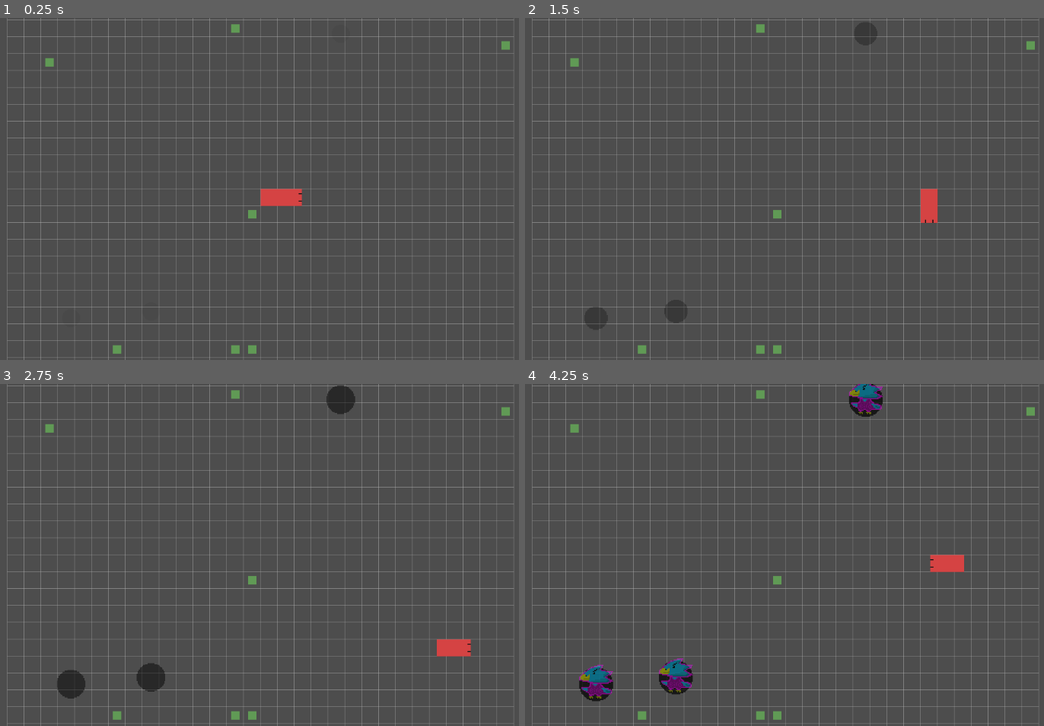
Above: before the commit, frames 1-4 (two rows, left to right).
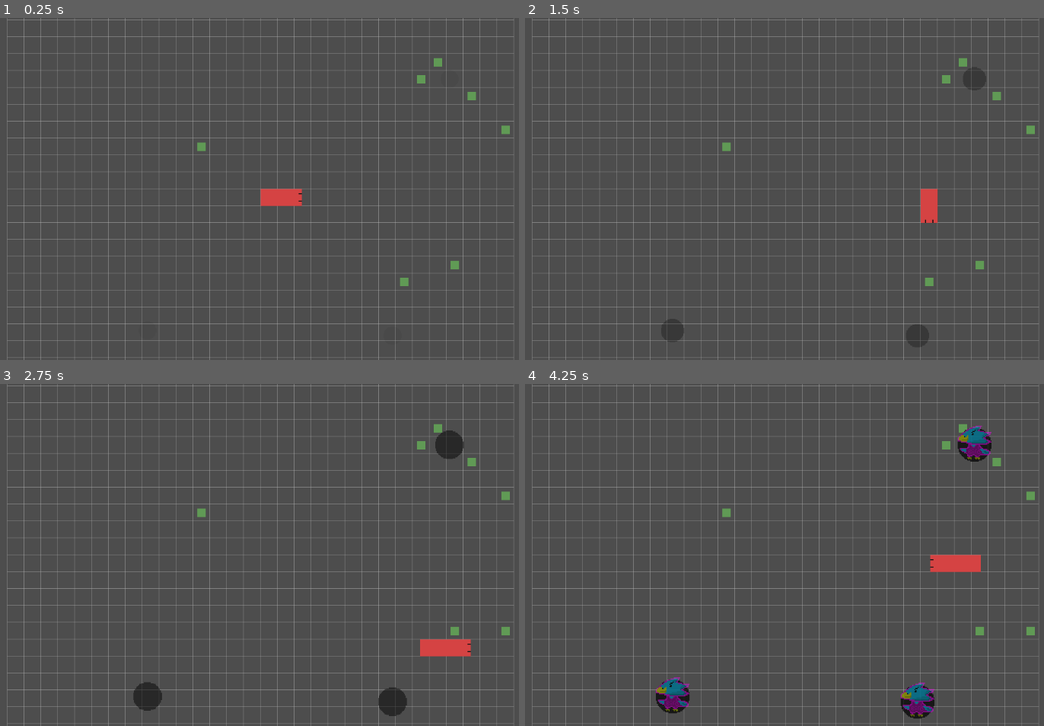
Above: after the commit, the same moments.

Repository: Morogox/Snakes2
Game: Godot game, scene res://Scenes/main.tscn
Two runs of this game, one before a commit and one after it. Both use one fixed random seed, a clock stepped at 60 frames per second and the inputs below. The engine's default icon, where the game draws it, is replaced by a stand-in: a white triangle on a blue panel in a dark square.
Inputs:
- Up to frame 1 (0.25 s): no input
- Up to frame 2 (1.5 s): tap Enter at 0.5 s; hold D (ui_right) 0.53-1.28 s; hold S (ui_down) from 1.28 s (still down)
- Up to frame 3 (2.75 s): release S (ui_down) at 2.03 s; hold D (ui_right) from 2.03 s (still down)
- Up to frame 4 (4.25 s): release D (ui_right) at 2.78 s; hold W (ui_up) 2.78-3.53 s; hold A (ui_left) from 3.53 s (still down)

The runs differ from the first frame. In frame 1, 0.6% of the frame differs, in the area x 8-99%, y 1-99%; in frame 2, 0.7%; in frame 3, 2.8%; in frame 4, 3.8%, in the area x 8-99%, y 0-99%.

Commit message:
1.12.0.0 | main decoupling

Diff:
--- a/Scenes/main.tscn
+++ b/Scenes/main.tscn
@@ -1,11 +1,14 @@
-[gd_scene load_steps=13 format=3 uid="uid://bbl3meksyecp3"]
+[gd_scene load_steps=16 format=3 uid="uid://bbl3meksyecp3"]
 
 [ext_resource type="Script" uid="uid://cudp6vefwxmx5" path="res://Scripts/main.gd" id="1_bo1nx"]
 [ext_resource type="PackedScene" uid="uid://cf6rq26mmu03p" path="res://Scenes/snake_head.tscn" id="1_jjgbg"]
 [ext_resource type="Texture2D" uid="uid://bscpf346guwwr" path="res://Sprites/snakeSegment.png" id="3_8gbba"]
 [ext_resource type="Script" uid="uid://c5vblr8fe0mav" path="res://Scripts/camera_2d.gd" id="4_jjvhh"]
 [ext_resource type="Script" uid="uid://drpoux8u7dkui" path="res://Scripts/enemy_handler.gd" id="5_21xkr"]
-[ext_resource type="PackedScene" uid="uid://dwwusid0nghc6" path="res://Scenes/enemy1.tscn" id="6_6bp64"]
+[ext_resource type="PackedScene" uid="uid://csqdxlwc033d0" path="res://Scenes/enemy_spawner.tscn" id="6_344ge"]
+[ext_resource type="PackedScene" uid="uid://jq7bfy01fo34" path="res://Scenes/Apple.tscn" id="6_ynf5e"]
+[ext_resource type="Script" uid="uid://nmp20eyxrq4q" path="res://Scripts/grid_manager.gd" id="7_6bp64"]
+[ext_resource type="Script" uid="uid://cl3dtkoptk5vl" path="res://Scripts/item_spawner.gd" id="8_344ge"]
 
 [sub_resource type="RectangleShape2D" id="RectangleShape2D_cjwfd"]
 size = Vector2(31, 31)
@@ -37,7 +40,18 @@
 
 [node name="main" type="Node2D"]
 script = ExtResource("1_bo1nx")
+
+[node name="GridManager" type="Node2D" parent="."]
+script = ExtResource("7_6bp64")
 grid_dimensions = 15
+
+[node name="EnemyHandler" type="Node2D" parent="."]
+script = ExtResource("5_21xkr")
+enemy_scene = ExtResource("6_344ge")
+
+[node name="ItemHandler" type="Node2D" parent="."]
+script = ExtResource("8_344ge")
+apple_scene = ExtResource("6_ynf5e")
 
 [node name="SnakeHead" parent="." instance=ExtResource("1_jjgbg")]
 segment_scene = SubResource("PackedScene_jjvhh")
@@ -65,10 +79,4 @@
 [node name="Camera2D" type="Camera2D" parent="."]
 script = ExtResource("4_jjvhh")
 
-[node name="EnemyHandler" type="Node2D" parent="."]
-script = ExtResource("5_21xkr")
-enemy_scene = ExtResource("6_6bp64")
-
-[node name="GridManager" type="Node2D" parent="."]
-
 [connection signal="body_entered" from="SnakeHead" to="SnakeHead" method="_on_body_entered"]
--- a/Scripts/enemy_1.gd
+++ b/Scripts/enemy_1.gd
@@ -9,7 +9,7 @@
 var state: state_enum = state_enum.IDLE
 var direction := Vector2.ZERO
 
-@onready var main := get_tree().root.get_node("main")
+var grid_manager_ref = Node
 @onready var snake := get_tree().get_root().get_node("main/SnakeHead")
 @onready var timer := $Timer
 @onready var sprite = $AnimatedSprite2D
@@ -33,10 +33,11 @@
 
 var invulnerable = false
 
-var spawn_time = 5.0
-var spawn_timer = 0.0
+var friction := 2000 # pixels/sec^2
 
-var friction := 2000 # pixels/sec^2
+func setup(manager):
+	grid_manager_ref = manager
+
 func _ready():
 	randomize()
 	_change_sprite(0)
@@ -112,6 +113,7 @@
 		state_enum.DEAD:
 			timer.stop()  # immediately stops the timer
 			sprite.play("dead")
+			invulnerable = true
 			collision_mask |= 1 << 1  # add layer 2 (boundaries) to mask
 			collision_mask &= ~(1 << 0)  # remove layer 1 (snake)
 			collision_layer &= ~(1 << 4) # remove layer 5 (enemies)
@@ -129,7 +131,7 @@
 		var dy = 50 * (randi_range(0, 1) * 2 - 1)
 		target_position = position + Vector2(dx, dy)
 	else:
-		var x = clamp(randf_range(main.left, main.right), main.left, main.right)
+		var x = clamp(randf_range(grid_manager_ref.left, grid_manager_ref.right), grid_manager_ref.left, grid_manager_ref.right)
 		var y = snake.target_pixel_pos.y
 		target_position = Vector2(x, y)
 
@@ -171,9 +173,10 @@
 		hp -= dmg
 	if hp <= 0:
 		_transition_to(state_enum.DEAD)
-		var angle_variation := deg_to_rad(90.0)  # max +- 90 degrees variation
+		var angle_variation := deg_to_rad(15.0)  # max +- 15 degrees variation
 		var random_angle := randf_range(-angle_variation, angle_variation)
 		velocity = kb_dir.normalized() * force
+		velocity = velocity.rotated(random_angle)
 	await flash_whiteout(4, 0.05)
 
 func flash_disappear(count: int, interval: float) -> void:
--- a/Scripts/enemy_handler.gd
+++ b/Scripts/enemy_handler.gd
@@ -22,5 +22,6 @@
 			if snake_head_ref.position.distance_to(spawn_pos) > grid_manager_ref.GRID_SIZE * 2:
 				spawn_ok = true
 
+		enemy.setup(grid_manager_ref)
 		enemy.position = Vector2(x, y)
 		add_child(enemy)
--- a/Scripts/enemy_spawner.gd
+++ b/Scripts/enemy_spawner.gd
@@ -14,6 +14,12 @@
 
 var timer := 0.0
 var duration := 0.0
+
+var grid_manager_ref = Node
+
+func setup(manager):
+	grid_manager_ref = manager
+
 
 func _ready():
 	# Start transparent + offset
@@ -47,6 +53,7 @@
 	if enemy_scene:
 		var enemy = enemy_scene.instantiate()
 		enemy.global_position = global_position
+		enemy.setup(grid_manager_ref)
 		get_parent().add_child(enemy)
 	queue_free()
 
--- /dev/null
+++ b/Scripts/grid_manager.gd
@@ -0,0 +1,107 @@
+extends Node2D
+# Grid settings
+const GRID_SIZE = 32
+const CELL_OFFSET = Vector2(GRID_SIZE, GRID_SIZE) * 0.5
+const GRID_COLOR = Color(0.7, 0.7, 0.7, 0.5)  # light gray, semi-transparent
+
+@export var grid_dimensions = 5
+
+# Grid state
+var grid_width: int
+var grid_height: int
+var grid_map: Array = []
+
+var left: float
+var right: float
+var top: float
+var bottom: float
+
+var left_wall: Node2D
+var right_wall: Node2D
+var top_wall: Node2D
+var bottom_wall: Node2D
+
+var grid_origin = Vector2.ZERO
+
+func _ready():
+	pass
+
+func setup(top: Node2D, bottom: Node2D, left: Node2D, right: Node2D):
+	top_wall = top
+	bottom_wall = bottom
+	left_wall = left
+	right_wall = right
+	_init_bounds()
+	_init_grid()
+	queue_redraw()
+
+func _init_bounds():
+	for wall in [top_wall, bottom_wall, left_wall, right_wall]:
+		wall.shape.distance = grid_dimensions * -GRID_SIZE
+
+	# Compute the playable area inside the walls
+	left = left_wall.position.x + left_wall.shape.distance
+	right = right_wall.position.x - right_wall.shape.distance
+	top = top_wall.position.y + top_wall.shape.distance
+	bottom = bottom_wall.position.y - bottom_wall.shape.distance
+
+	grid_origin = Vector2(left, top)
+	# Calculate grid size
+	grid_width = int((right - left) / GRID_SIZE)
+	grid_height = int((bottom - top) / GRID_SIZE)
+
+func _init_grid():
+	grid_map.clear()
+	for x in range(grid_width):
+		grid_map.append([])
+		for y in range(grid_height):
+			grid_map[x].append(0)  # 0 = empty
+
+# -----------------------------
+# Grid query / update functions
+# -----------------------------
+func set_cell(pos: Vector2, value: int):
+	var x = int(pos.x)
+	var y = int(pos.y)
+	if x >= 0 and x < grid_width and y >= 0 and y < grid_height:
+		grid_map[x][y] = value
+
+func get_cell(pos: Vector2) -> int:
+	var x = int(pos.x)
+	var y = int(pos.y)
+	if x >= 0 and x < grid_width and y >= 0 and y < grid_height:
+		return grid_map[x][y]
+	return -1  # invalid
+
+func find_cell(value: int) -> Vector2:
+	for x in range(grid_width):
+		for y in range(grid_height):
+			if grid_map[x][y] == 0:
+				return Vector2(x, y)
+	return Vector2(-1, -1)  # no empty cells found
+
+# debugging
+func _draw():
+	var start_pos = Vector2(left, top)
+	for x in range(grid_width + 1):
+		var start = start_pos + Vector2(x * GRID_SIZE, 0)
+		var end = start_pos + Vector2(x * GRID_SIZE, grid_height * GRID_SIZE)
+		draw_line(start, end, GRID_COLOR, 1)
+
+	for y in range(grid_height + 1):
+		var start = start_pos + Vector2(0, y * GRID_SIZE)
+		var end = start_pos + Vector2(grid_width * GRID_SIZE, y * GRID_SIZE)
+		draw_line(start, end, GRID_COLOR, 1)
+
+func print_grid_map():
+	for y in range(grid_height):
+		var row = ""
+		for x in range(grid_width):
+			match grid_map[x][y]:
+				0: row += "."  # empty
+				1: row += "S"  # snake
+				2: row += "A"  # apple
+				3: row += "B"  # bird
+			row += " "
+		print(row)
+	print("\n")
--- /dev/null
+++ b/Scripts/item_spawner.gd
@@ -0,0 +1,30 @@
+extends Node2D
+var grid_manager_ref: Node  # reference to GridManager
+@export var apple_scene: PackedScene
+
+
+
+func setup(grid_manager_node: Node, snake_head_node: Node):
+	grid_manager_ref = grid_manager_node
+
+func spawn_apple(amount: int = 1):
+	for i in range(amount):
+		if grid_manager_ref.find_cell(0):
+			#print("NO FREE SPACE FOUND, EXITING")
+			return
+
+		var apple = apple_scene.instantiate()
+		add_child(apple)
+		var cell_pos: Vector2
+
+		while true:
+			var cell_x = randi_range(0, grid_manager_ref.grid_width - 1)
+			var cell_y = randi_range(0, grid_manager_ref.grid_height - 1)
+			cell_pos = Vector2(cell_x, cell_y)
+			#print("CHECKING FOR FREE SPOT FOR APPLE AT ", cell_pos)
+			if grid_manager_ref.grid_map[cell_x][cell_y] == 0:
+				break  # Found a free cell
+
+		grid_manager_ref.set_cell(cell_pos, 2)
+		var pos = grid_manager_ref.grid_origin + cell_pos * grid_manager_ref.GRID_SIZE + grid_manager_ref.CELL_OFFSET
+		apple.position = pos
--- a/Scripts/main.gd
+++ b/Scripts/main.gd
@@ -1,10 +1,10 @@
 extends Node2D
 # Grid settings
-const GRID_SIZE = 32
-const CELL_OFFSET = Vector2(GRID_SIZE, GRID_SIZE) * 0.5
-const GRID_COLOR = Color(0.7, 0.7, 0.7, 0.5)  # light gray, semi-transparent
-
-@export var grid_dimensions = 5
+#const GRID_SIZE = 32
+#const CELL_OFFSET = Vector2(GRID_SIZE, GRID_SIZE) * 0.5
+#const GRID_COLOR = Color(0.7, 0.7, 0.7, 0.5)  # light gray, semi-transparent
+#
+#@export var grid_dimensions = 5
 
 
 # Optional: grid size in cells
@@ -17,16 +17,16 @@
 @onready var right_wall = $WorldBoundaries/Right
 @onready var camera = $Camera2D
 
-@onready var AppleScene = preload("res://Scenes/Apple.tscn")
-@onready var BirdScene = preload("res://Scenes/birds.tscn")
-@onready var Enemy1Scene = preload("res://Scenes/enemy_spawner.tscn")
-
-var left
-var right
-var top
-var bottom
-
-var grid_origin = Vector2.ZERO
+#@onready var AppleScene = preload("res://Scenes/Apple.tscn")
+#@onready var BirdScene = preload("res://Scenes/birds.tscn")
+#@onready var Enemy1Scene = preload("res://Scenes/enemy_spawner.tscn")
+
+#var left
+#var right
+#var top
+#var bottom
+
+#var grid_origin = Vector2.ZERO
 
 @onready var snake_head = $SnakeHead
 
@@ -38,179 +38,188 @@
 
 @onready var enemy_handler = $EnemyHandler
 @onready var grid_manager = $GridManager
+@onready var item_handler = $ItemHandler
 func _ready():
-	for wall in [top_wall, bottom_wall, left_wall, right_wall]:
-		wall.shape.distance = grid_dimensions * -GRID_SIZE
-
-	# Compute the playable area inside the walls
-	left = left_wall.position.x + left_wall.shape.distance
-	right = right_wall.position.x - right_wall.shape.distance
-	top = top_wall.position.y + top_wall.shape.distance
-	bottom = bottom_wall.position.y - bottom_wall.shape.distance
-
-
-	# Calculate grid size
-	grid_width = int((right - left) / GRID_SIZE)
-	grid_height = int((bottom - top) / GRID_SIZE)
-
-	# Initialize 2D grid array
-	grid_map = []
-	for x in range(grid_width):
-		grid_map.append([])
-		for y in range(grid_height):
-			grid_map[x].append(0)
+	grid_manager.setup(top_wall, bottom_wall, left_wall, right_wall)
+	enemy_handler.setup(grid_manager, snake_head)
+	item_handler.setup(grid_manager, snake_head)
+	#for wall in [top_wall, bottom_wall, left_wall, right_wall]:
+		#wall.shape.distance = grid_dimensions * -GRID_SIZE
+
+	## Compute the playable area inside the walls
+	#left = left_wall.position.x + left_wall.shape.distance
+	#right = right_wall.position.x - right_wall.shape.distance
+	#top = top_wall.position.y + top_wall.shape.distance
+	#bottom = bottom_wall.position.y - bottom_wall.shape.distance
+
+
+	## Calculate grid size
+	#grid_width = int((right - left) / GRID_SIZE)
+	#grid_height = int((bottom - top) / GRID_SIZE)
+
+	## Initialize 2D grid array
+	#grid_map = []
+	#for x in range(grid_width):
+		#grid_map.append([])
+		#for y in range(grid_height):
+			#grid_map[x].append(0)
 
 	# Protect the snake by making its spawn in the array at initialization, unsure if it clears after ((I think the tail takes care of it))
 	var snake_spawn
-	snake_spawn = Vector2(floor(grid_width / 2), floor(grid_height / 2))
-	set_grid_cell_if_valid(snake_spawn, 1)
+	snake_spawn = Vector2(floor(grid_manager.grid_width / 2), floor(grid_manager.grid_height / 2))
+	grid_manager.set_cell(snake_spawn, 1)
 
 	# Center the camera
-	camera.position = Vector2((left + right)/2, (top + bottom)/2)
-
-	grid_origin = Vector2(left, top)  # inside edge of the walls
-	queue_redraw()
+	camera.position = Vector2((grid_manager.left + grid_manager.right)/2, (grid_manager.top + grid_manager.bottom)/2)
+
+	#grid_origin = Vector2(left, top)  # inside edge of the walls
+	#queue_redraw()
 
 	randomize()  # seed RNG
-	spawn_apple(10)
-	spawn_enemy(3)
-	enemy_handler.setup(grid_manager, snake_head)
+	#spawn_apple(10)
+	enemy_handler.spawn_enemy(3)
+	item_handler.spawn_apple(10)
+
+
+
+
+
 	#print_grid_map() # For debugging purposes
 
-func _draw():
-	var start_pos = Vector2(left, top)
-	for x in range(grid_width + 1):
-		var start = start_pos + Vector2(x * GRID_SIZE, 0)
-		var end = start_pos + Vector2(x * GRID_SIZE, grid_height * GRID_SIZE)
-		draw_line(start, end, GRID_COLOR, 1)
-
-	for y in range(grid_height + 1):
-		var start = start_pos + Vector2(0, y * GRID_SIZE)
-		var end = start_pos + Vector2(grid_width * GRID_SIZE, y * GRID_SIZE)
-		draw_line(start, end, GRID_COLOR, 1)
-
-func spawn_apple(amount: int = 1):
-	for i in range(amount):
-		if !find_grid_value(0):
-			#print("NO FREE SPACE FOUND, EXITING")
-			return
-
-		var apple = AppleScene.instantiate()
-		add_child(apple)
-		var cell_pos: Vector2
-
-		while true:
-			var cell_x = randi_range(0, grid_width - 1)
-			var cell_y = randi_range(0, grid_height - 1)
-			cell_pos = Vector2(cell_x, cell_y)
-			#print("CHECKING FOR FREE SPOT FOR APPLE AT ", cell_pos)
-			if grid_map[cell_x][cell_y] == 0:
-				break  # Found a free cell
-
-		set_grid_cell_if_valid(cell_pos, 2)
-		var pos = grid_origin + cell_pos * GRID_SIZE + CELL_OFFSET
-		apple.position = pos
-
-func spawn_bird():
-	# Copies the code for spawning an apple... but for a bird
-	if !find_grid_value(0):
-		print("NO FREE SPACE FOUND, EXITING")
-		return
-
-	var bird = BirdScene.instantiate()
-	add_child(bird)
-	var cell_pos: Vector2
-
-	while true:
-		var cell_x = randi_range(0, grid_width - 1)
-		var cell_y = randi_range(0, grid_height - 1)
-		cell_pos = Vector2(cell_x, cell_y)
-		print("CHECKING FOR FREE SPOT FOR BIRD AT ", cell_pos)
-		if grid_map[cell_x][cell_y] == 0: # Found a free cell
-			if anti_spawncamp(cell_x, cell_y) == true: # But is it near the snake?
-				break  # It's free and far from snek
-
-	set_grid_cell_if_valid(cell_pos, 3) # 3 should be bird I think
-	var pos = grid_origin + cell_pos * GRID_SIZE + CELL_OFFSET
-	bird.position = pos
-
-func anti_spawncamp(cell_x, cell_y): # Because you don't want a bird right in front of your face immediately and neither do we
-	var center_pos: Vector2
-	center_pos = Vector2(cell_x, cell_y) # This actually is useless, maybe not for debugging though
-	var z: int = check_depth # z is easier to write than check_depth
-	var row: int = -z
-	var col: int = -z
-	while true:
-		if grid_map[cell_x + row][cell_y + col] == 1: # SHOULD MEAN IF IT'S A SNAKE
-			break # Not a good spot
-		row += 1
-		if row == z + 1: # At the end of a row
-			row = -z
-			col += 1
-		if cell_x + row == 30:
-			# For some reason, the array of grid_map doesn't like going over 30
-			# I'm guessing it's because it's trying to reach outside the grid
-			# but outside the grid doesn't exist...
-			# Welp, our grid is a square so if it reaches 30 then it should be far from the snake anyway
-			# ...unless it's just that grid_map[x][y] == 1 to check for a snake isn't the right format
-			row = -z
-			col += 1
-		if cell_y + col == 30:
-			# Same deal as the paragraph above, though if it's the last column it's fine to return true
-			return true
-		if col == z + 1: # If all columns clear, great!
-			return true # Good spot
-
-	return false # We broke, it's not a good spot, report back
-
-func set_grid_cell_if_valid(pos: Vector2, value: int):
-	var x = int(pos.x)
-	var y = int(pos.y)
-	if x >= 0 and x < grid_width and y >= 0 and y < grid_height:
-		#print("SETTING POSITION AT", pos, value)
-		grid_map[x][y] = value
-
-func get_grid_cell_if_valid(pos: Vector2):
-	var x = int(pos.x)
-	var y = int(pos.y)
-	if x >= 0 and x < grid_width and y >= 0 and y < grid_height:
-		return grid_map[x][y]
-
-func find_grid_value(value: int) -> bool:
-	for row in grid_map:
-		for v in row:
-			if v == value:
-				return true
-	return false
-
-func print_grid_map():
-	for y in range(grid_height):
-		var row = ""
-		for x in range(grid_width):
-			match grid_map[x][y]:
-				0: row += "."  # empty
-				1: row += "S"  # snake
-				2: row += "A"  # apple
-				3: row += "B"  # bird
-			row += " "
-		print(row)
-	print("\n")
-
-func spawn_enemy(amount: int = 1):
-	for i in range(amount):
-		var enemy = Enemy1Scene.instantiate()
-
-
-		var spawn_ok = false
-		var x = 0.0
-		var y = 0.0
-		while not spawn_ok:
-			x = randf_range(left, right)
-			y = randf_range(top, bottom)
-			var spawn_pos = Vector2(x, y)
-			# check if spawn_pos overlaps snake head
-			if snake_head.position.distance_to(spawn_pos) > GRID_SIZE * 2:
-				spawn_ok = true
-
-		enemy.position = Vector2(x, y)
-		add_child(enemy)
+#func _draw():
+	#var start_pos = Vector2(left, top)
+	#for x in range(grid_width + 1):
+		#var start = start_pos + Vector2(x * GRID_SIZE, 0)
+		#var end = start_pos + Vector2(x * GRID_SIZE, grid_height * GRID_SIZE)
+		#draw_line(start, end, GRID_COLOR, 1)
+#
+	#for y in range(grid_height + 1):
+		#var start = start_pos + Vector2(0, y * GRID_SIZE)
+		#var end = start_pos + Vector2(grid_width * GRID_SIZE, y * GRID_SIZE)
+		#draw_line(start, end, GRID_COLOR, 1)
+
+#func spawn_apple(amount: int = 1):
+	#for i in range(amount):
+		#if !find_grid_value(0):
+			##print("NO FREE SPACE FOUND, EXITING")
+			#return
+#
+		#var apple = AppleScene.instantiate()
+		#add_child(apple)
+		#var cell_pos: Vector2
+#
+		#while true:
+			#var cell_x = randi_range(0, grid_width - 1)
+			#var cell_y = randi_range(0, grid_height - 1)
+			#cell_pos = Vector2(cell_x, cell_y)
+			##print("CHECKING FOR FREE SPOT FOR APPLE AT ", cell_pos)
+			#if grid_map[cell_x][cell_y] == 0:
+				#break  # Found a free cell
+#
+		#set_grid_cell_if_valid(cell_pos, 2)
+		#var pos = grid_origin + cell_pos * GRID_SIZE + CELL_OFFSET
+		#apple.position = pos
+
+#func spawn_bird():
+	## Copies the code for spawning an apple... but for a bird
+	#if !find_grid_value(0):
+		#print("NO FREE SPACE FOUND, EXITING")
+		#return
+#
+	#var bird = BirdScene.instantiate()
+	#add_child(bird)
+	#var cell_pos: Vector2
+#
+	#while true:
+		#var cell_x = randi_range(0, grid_width - 1)
+		#var cell_y = randi_range(0, grid_height - 1)
+		#cell_pos = Vector2(cell_x, cell_y)
+		#print("CHECKING FOR FREE SPOT FOR BIRD AT ", cell_pos)
+		#if grid_map[cell_x][cell_y] == 0: # Found a free cell
+			#if anti_spawncamp(cell_x, cell_y) == true: # But is it near the snake?
+				#break  # It's free and far from snek
+#
+	#set_grid_cell_if_valid(cell_pos, 3) # 3 should be bird I think
+	#var pos = grid_origin + cell_pos * GRID_SIZE + CELL_OFFSET
+	#bird.position = pos
+#
+#func anti_spawncamp(cell_x, cell_y): # Because you don't want a bird right in front of your face immediately and neither do we
+	#var center_pos: Vector2
+	#center_pos = Vector2(cell_x, cell_y) # This actually is useless, maybe not for debugging though
+	#var z: int = check_depth # z is easier to write than check_depth
+	#var row: int = -z
+	#var col: int = -z
+	#while true:
+		#if grid_map[cell_x + row][cell_y + col] == 1: # SHOULD MEAN IF IT'S A SNAKE
+			#break # Not a good spot
+		#row += 1
+		#if row == z + 1: # At the end of a row
+			#row = -z
+			#col += 1
+		#if cell_x + row == 30:
+			## For some reason, the array of grid_map doesn't like going over 30
+			## I'm guessing it's because it's trying to reach outside the grid
+			## but outside the grid doesn't exist...
+			## Welp, our grid is a square so if it reaches 30 then it should be far from the snake anyway
+			## ...unless it's just that grid_map[x][y] == 1 to check for a snake isn't the right format
+			#row = -z
+			#col += 1
+		#if cell_y + col == 30:
+			## Same deal as the paragraph above, though if it's the last column it's fine to return true
+			#return true
+		#if col == z + 1: # If all columns clear, great!
+			#return true # Good spot
+	#
+	#return false # We broke, it's not a good spot, report back
+
+#func set_grid_cell_if_valid(pos: Vector2, value: int):
+	#var x = int(pos.x)
+	#var y = int(pos.y)
+	#if x >= 0 and x < grid_width and y >= 0 and y < grid_height:
+		##print("SETTING POSITION AT", pos, value)
+		#grid_map[x][y] = value
+#
+#func get_grid_cell_if_valid(pos: Vector2):
+	#var x = int(pos.x)
+	#var y = int(pos.y)
+	#if x >= 0 and x < grid_width and y >= 0 and y < grid_height:
+		#return grid_map[x][y]
+#
+#func find_grid_value(value: int) -> bool:
+	#for row in grid_map:
+		#for v in row:
+			#if v == value:
+				#return true
+	#return false
+#
+#func print_grid_map():
+	#for y in range(grid_height):
+		#var row = ""
+		#for x in range(grid_width):
+			#match grid_map[x][y]:
+				#0: row += "."  # empty
+				#1: row += "S"  # snake
+				#2: row += "A"  # apple
+				#3: row += "B"  # bird
+			#row += " "
+		#print(row)
+	#print("\n")
+
+#func spawn_enemy(amount: int = 1):
+	#for i in range(amount):
+		#var enemy = Enemy1Scene.instantiate()
+	#
+#
+		#var spawn_ok = false
+		#var x = 0.0
+		#var y = 0.0
+		#while not spawn_ok:
+			#x = randf_range(left, right)
+			#y = randf_range(top, bottom)
+			#var spawn_pos = Vector2(x, y)
+			## check if spawn_pos overlaps snake head
+			#if snake_head.position.distance_to(spawn_pos) > GRID_SIZE * 2:
+				#spawn_ok = true
+#
+		#enemy.position = Vector2(x, y)
+		#add_child(enemy)
--- a/Scripts/snake_head.gd
+++ b/Scripts/snake_head.gd
@@ -1,7 +1,8 @@
 extends Area2D
-@onready var main := get_tree().root.get_node("main")
-@onready var GRID_SIZE = main.GRID_SIZE
-@onready var CELL_OFFSET = main.CELL_OFFSET
+@onready var grid_manager_ref = get_node("../GridManager")
+@onready var item_handler_ref = get_node("../ItemHandler")
+@onready var GRID_SIZE = 0
+@onready var CELL_OFFSET = Vector2.ZERO
 var grid_origin = Vector2.ZERO
 
 const SEGMENT_TEXTURE = preload("res://sprites/snakeSegment.png")
@@ -61,11 +62,14 @@
 
 var flash_time := 0.05   # how long to show the flash (seconds)
 
-func _init_position():
+func _setup():
 	# Set snake to the center of the grid
-	snake_pos = Vector2(floor(main.grid_width / 2), floor(main.grid_height / 2))
-
-	grid_origin = main.grid_origin
+	snake_pos = Vector2(floor(grid_manager_ref.grid_width / 2), floor(grid_manager_ref.grid_height / 2))
+	GRID_SIZE = grid_manager_ref.GRID_SIZE
+	CELL_OFFSET = grid_manager_ref.CELL_OFFSET
+
+
+	grid_origin = grid_manager_ref.grid_origin
 	target_pixel_pos = grid_origin + snake_pos * GRID_SIZE + CELL_OFFSET
 	prev_pixel_pos = target_pixel_pos
 	position = target_pixel_pos
@@ -80,7 +84,7 @@
 	_grow(starting_segments)
 
 func _ready():
-	call_deferred("_init_position")
+	call_deferred("_setup")
 
 func _process(delta):
 	move_timer += delta
@@ -177,7 +181,7 @@
 		print("No segment scene assigned!")
 		return
 	var seg = segment_scene.instantiate()
-	main.add_child(seg)
+	get_tree().get_root().get_node("main").add_child(seg)
 	seg.add_to_group("Segments")
 	#seg.position = prev_pixel_pos if segments.is_empty() else segments[-1].position
 	segments.append(seg)
@@ -188,7 +192,7 @@
 func _remove_segment():
 	var tail_segment = segments[-1]
 	var tail_cell = _pixel_to_cell(tail_segment.position)
-	main.set_grid_cell_if_valid(tail_cell, 0)
+	grid_manager_ref.set_cell(tail_cell, 0)
 
 	tail_segment.queue_free()
 	segments.remove_at(segments.size() - 1)
@@ -216,7 +220,7 @@
 	var next_pos = snake_pos + direction
 
 	# self-collision check using grid map
-	if main.get_grid_cell_if_valid(next_pos) == 1:
+	if grid_manager_ref.get_cell(next_pos) == 1:
 		_game_over()
 		return
 
@@ -224,7 +228,6 @@
 	target_pixel_pos = grid_origin + snake_pos * GRID_SIZE + CELL_OFFSET
 
 	_update_grid_map()
-	#main.print_grid_map()
 
 	if pending_growth > 0:
 		_add_segment()
@@ -233,10 +236,10 @@
 # Updates the grid_map for the snake
 # Marks the head cell as occupied, clears the tail cell if not growing
 func _update_grid_map():
-	main.set_grid_cell_if_valid(snake_pos, 1)  # mark head
+	grid_manager_ref.set_cell(snake_pos, 1)  # mark head
 	if pending_growth == 0 :
 		var tail_cell = _pixel_to_cell(move_history[-1])
-		main.set_grid_cell_if_valid(tail_cell, 0)
+		grid_manager_ref.set_cell(tail_cell, 0)
 
 # Converts a world pixel position to grid cell coordinates
 # pos = pixel position
@@ -266,7 +269,7 @@
 func _on_area_entered(area: Area2D) -> void:
 	if area.is_in_group("Apple"):
 		area.queue_free() # remove apple
-		main.spawn_apple() # respawn a new one
+		item_handler_ref.spawn_apple() # respawn a new one
 		_grow(1) # grow snake by 1
 	if area.is_in_group("EnemyBullet"):
 		_game_over()
Not shown, added: Scripts/grid_manager.gd.uid
Not shown, added: Scripts/item_spawner.gd.uid
